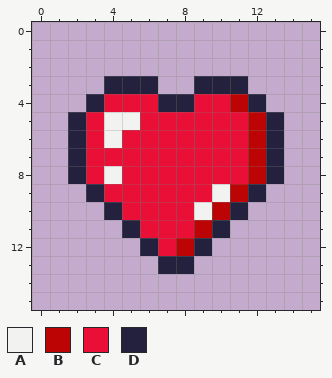
Two versions of one pixel-art sprite, Jelly_Punch/Assets/Sunnyland/artwork/Sprites/Items/heart.png. That is the earlier state.
The file is 16x16 pixels.
Palette (. is transparent): A #f2f2f0  B #bc0404  C #e90f36  D #23213d
Pixels before, first column x 2:
 3 ..DDD..DDD..
 4 .DCCCDDCCBD.
 5 DCAACCCCCCBD
 6 DCACCCCCCCBD
 7 DCCCCCCCCCBD
 8 DCACCCCCCCBD
 9 .DCCCCCCABD.
10 ..DCCCCABD..
11 ...DCCCBD...
12 ....DCBD....
13 .....DD.....
After the commit:
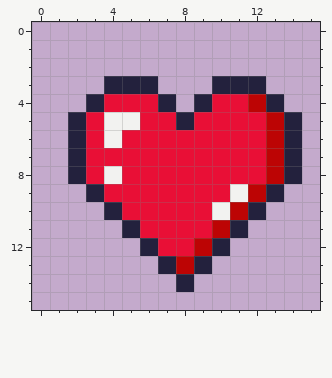
Changes in this commit:
y 3: x 9 D -> .; x 12 . -> D
y 4: x 8..9 DC -> .D; x 11..13 BD. -> CBD
y 5: x 8 C -> D; x 12..14 BD. -> CBD
y 6..8: x 12..14 BD. -> CBD
y 9: x 10..13 ABD. -> CABD
y 10: x 9..12 ABD. -> CABD
y 11: x 9..11 BD. -> CBD
y 12: x 8..10 BD. -> CBD
y 13: x 8..9 D. -> BD
y 14: x 8 . -> D
